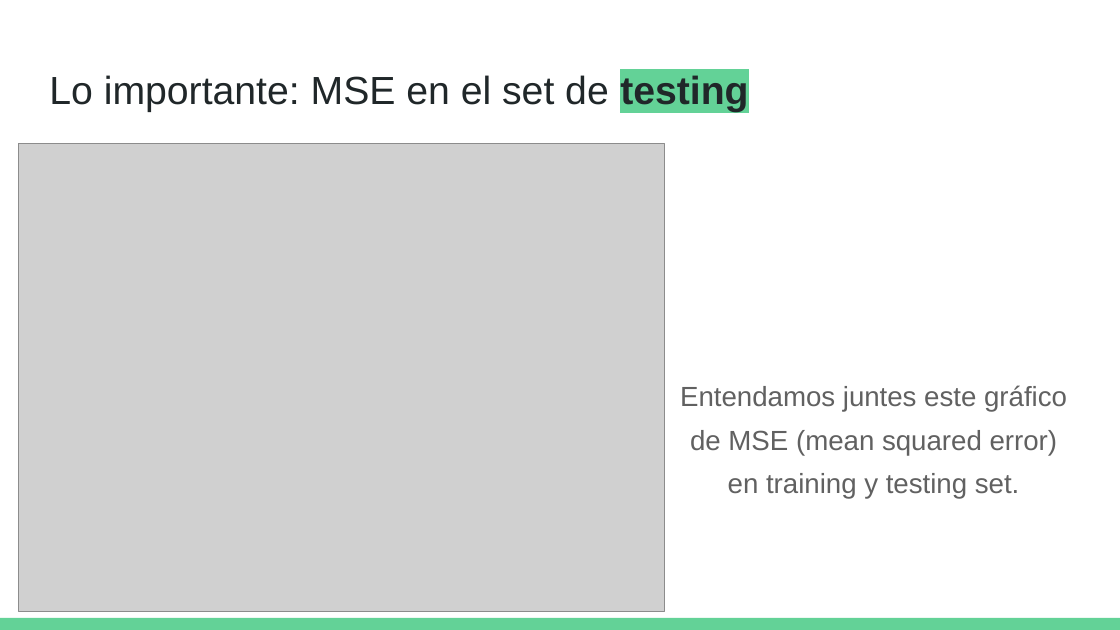
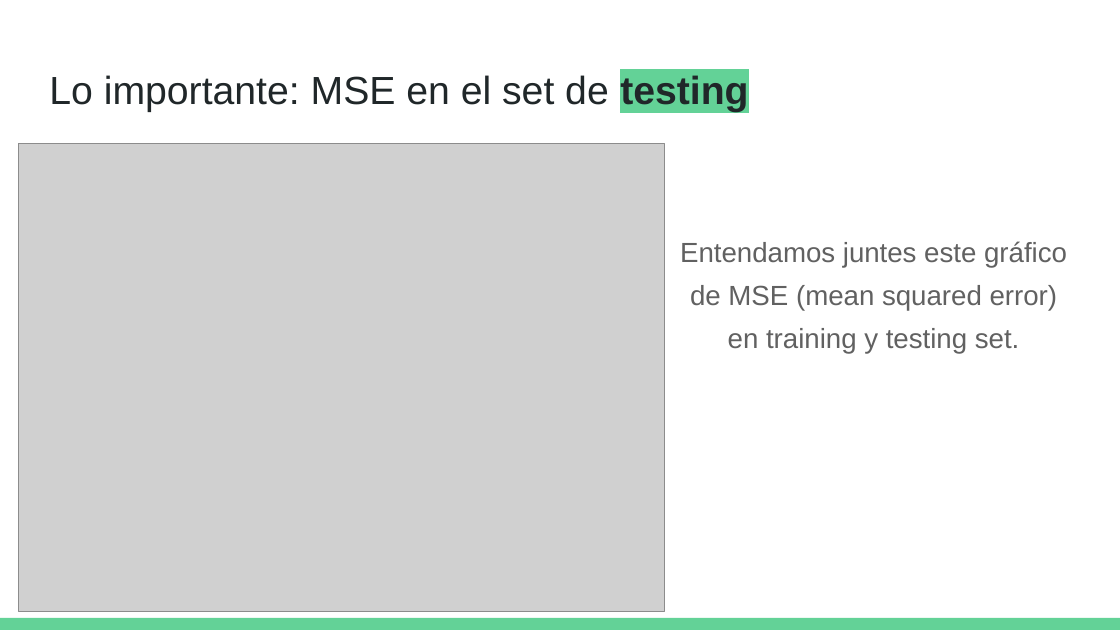
Before and after one commit to DCSCyHD/2023_modulo_3, a slide deck: slide 40 of clase1/teorica_1.pptx. Drawn at 1120x630 pixels with LibreOffice and Linux fonts; fonts in the diff are those of the drawing; grey boxes stand for pictures. Boxes give left, top, right and bottom in pixels: in the first picture for what was removed or moved away, otherwise in the second. Text is boxed around its words. In the diff, an @@ line names an element or a change of style, - is before the commit and + after.

```diff
--- a/clase1/teorica_1.pptx
+++ b/clase1/teorica_1.pptx
@@ text "Entendamos juntes este gráfico de ...": place and size @@
-text "Entendamos juntes este gráfico de ..." at (680, 385, 1067, 498)
+text "Entendamos juntes este gráfico de ..." at (680, 241, 1067, 354)
```
Also in this commit, not shown: 15 other slides changed.
